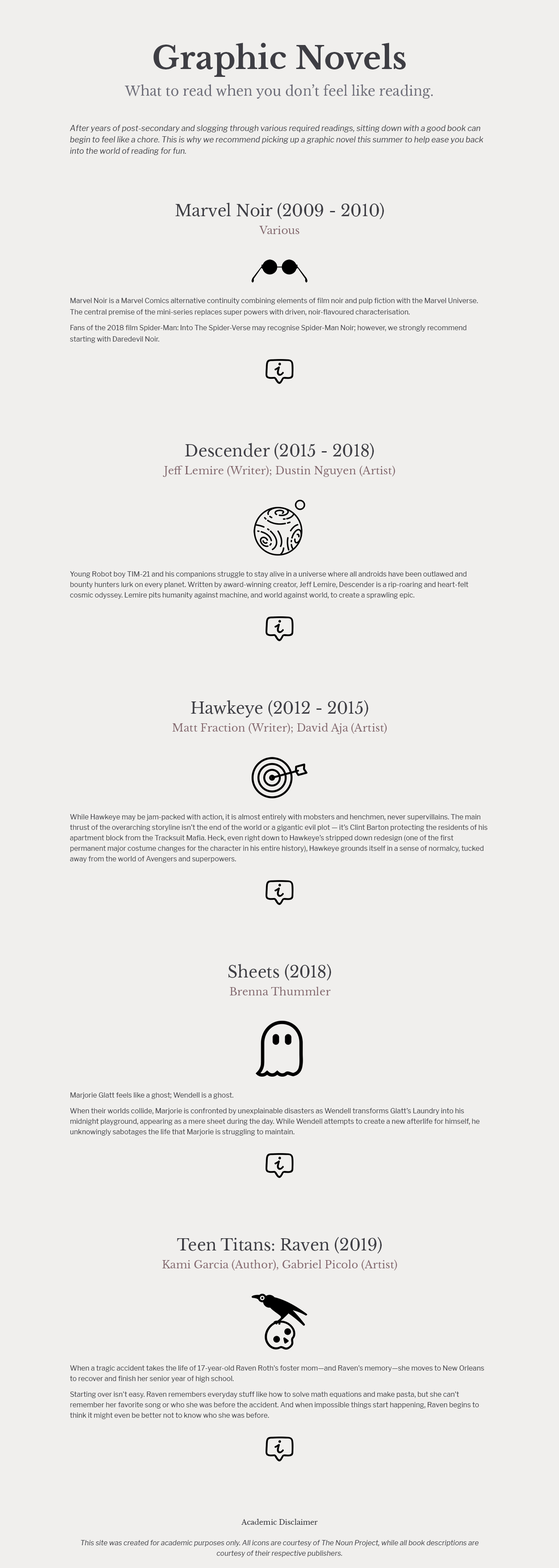
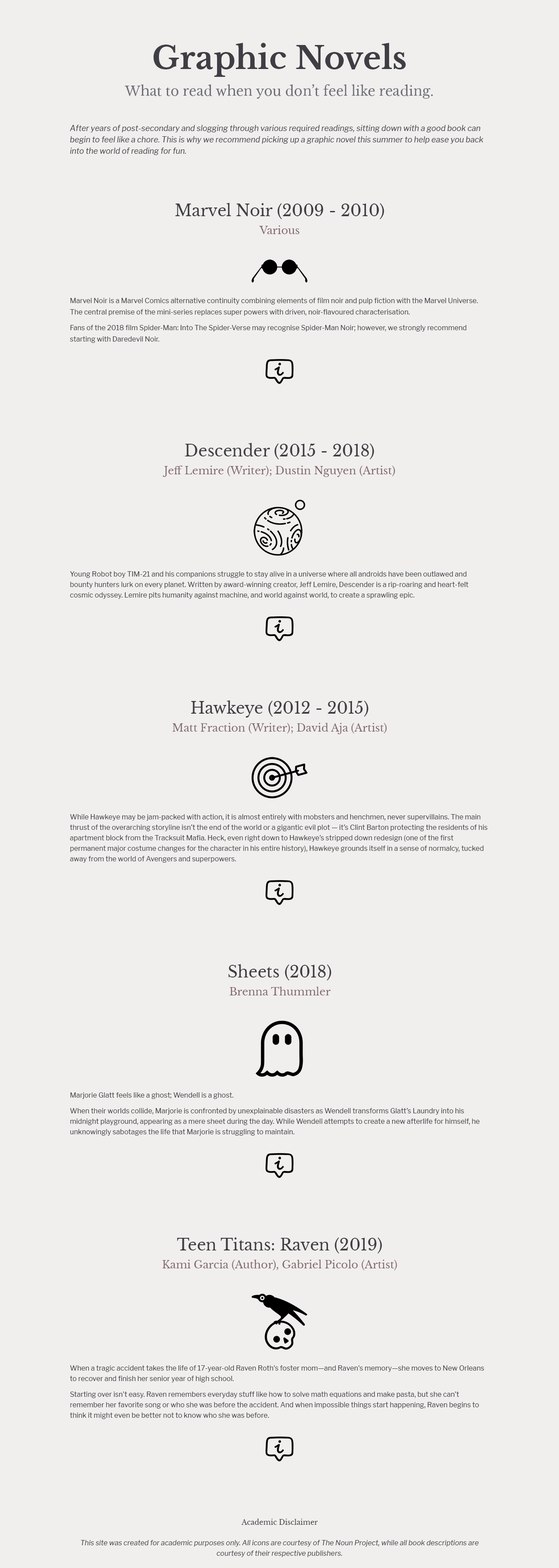
Layers edited between the first and the second 559×1568 image:
painted on "Various" over (259, 225, 300, 235)
painted on "Marvel Noir (2009 - 2010)" over (175, 202, 385, 220)
painted on "Jeff Lemire (Writer); Dustin Nguyen (Artist)" over (162, 465, 396, 477)
painted on "Descender (2015 - 2018)" over (184, 442, 375, 460)
painted on "Matt Fraction (Writer); David Aja (Artist)" over (172, 722, 387, 735)
painted on "Hawkeye (2012 - 2015)" over (190, 700, 369, 718)
painted on "Brenna Thummler" over (229, 986, 331, 996)
painted on "Sheets (2018)" over (228, 963, 332, 981)
painted on "Kami Garcia (Author), Gabriel Picolo (Artist)" over (162, 1259, 398, 1271)
painted on "Teen Titans: Raven (2019)" over (176, 1236, 383, 1254)
painted on "Academic Disclaimer" over (241, 1518, 318, 1525)
